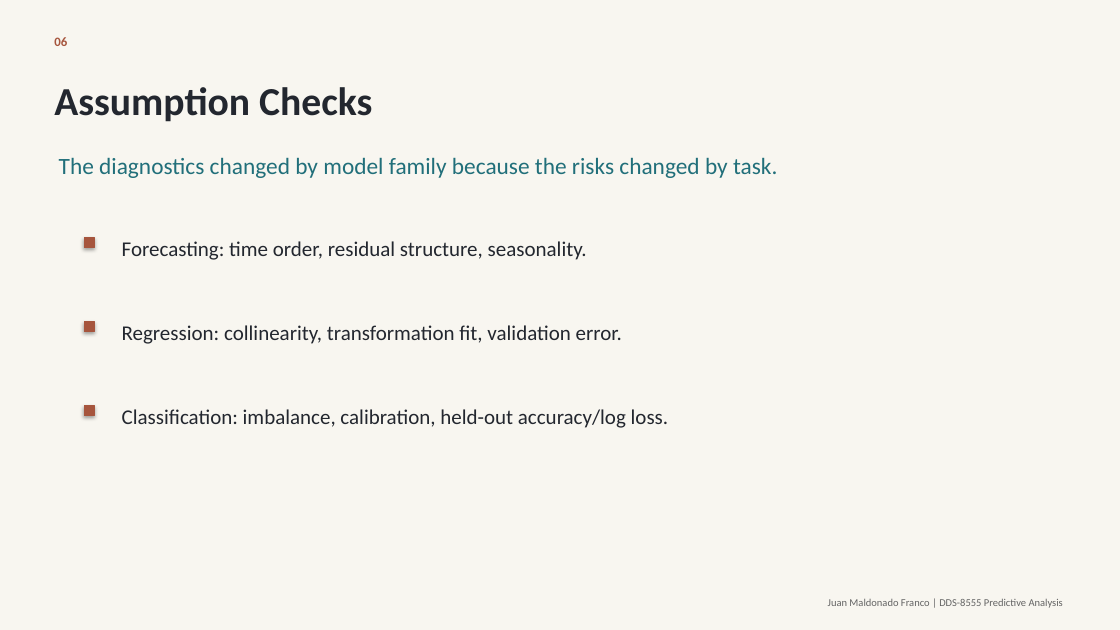
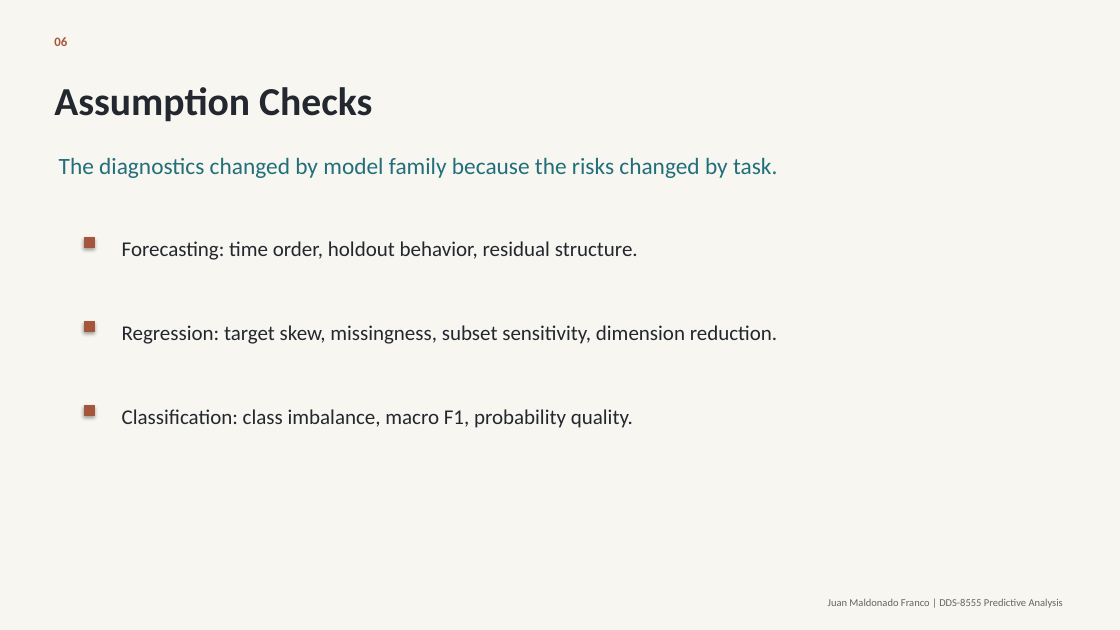
Before and after one commit to maldo81/dds-8555-predictive-analysis, a slide deck: slide 6 of Week 8/Assignment 8/MaldonadoJDDS8555-8.pptx. Drawn at 1120x630 pixels with LibreOffice and Linux fonts; fonts in the diff are those of the drawing. Boxes give left, top, right and bottom in pixels: in the first picture for what was removed or moved away, otherwise in the second. Text is boxed around its words. In the diff, an @@ line names an element or a change of style, - is before the commit and + after.

```diff
--- a/Week 8/Assignment 8/MaldonadoJDDS8555-8.pptx
+++ b/Week 8/Assignment 8/MaldonadoJDDS8555-8.pptx
@@ text at (122,241,638,260): text changed @@
-Forecasting: time order, residual structure, seasonality.
+Forecasting: time order, holdout behavior, residual structure.
@@ text at (122,325,777,344): text changed @@
-Regression: collinearity, transformation fit, validation error.
+Regression: target skew, missingness, subset sensitivity, dimension reduction.
@@ text at (122,409,633,428): text changed @@
-Classification: imbalance, calibration, held-out accuracy/log loss.
+Classification: class imbalance, macro F1, probability quality.
```
Also in this commit, not shown: 4 other slides changed, 2 other files.
